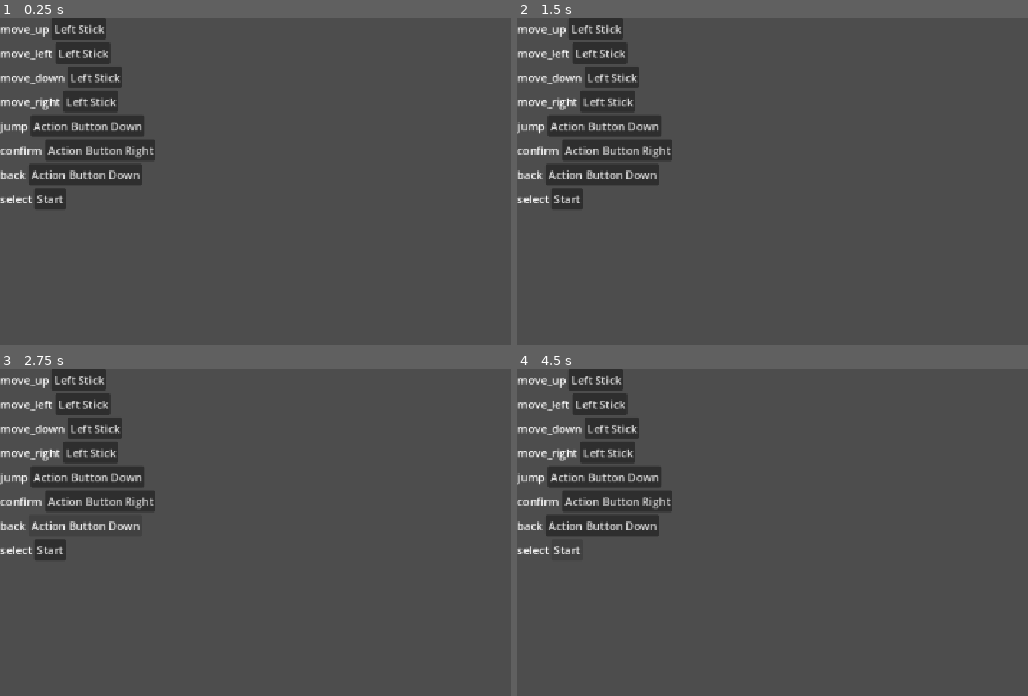
Above: before the commit, frames 1-4 (two rows, left to right).
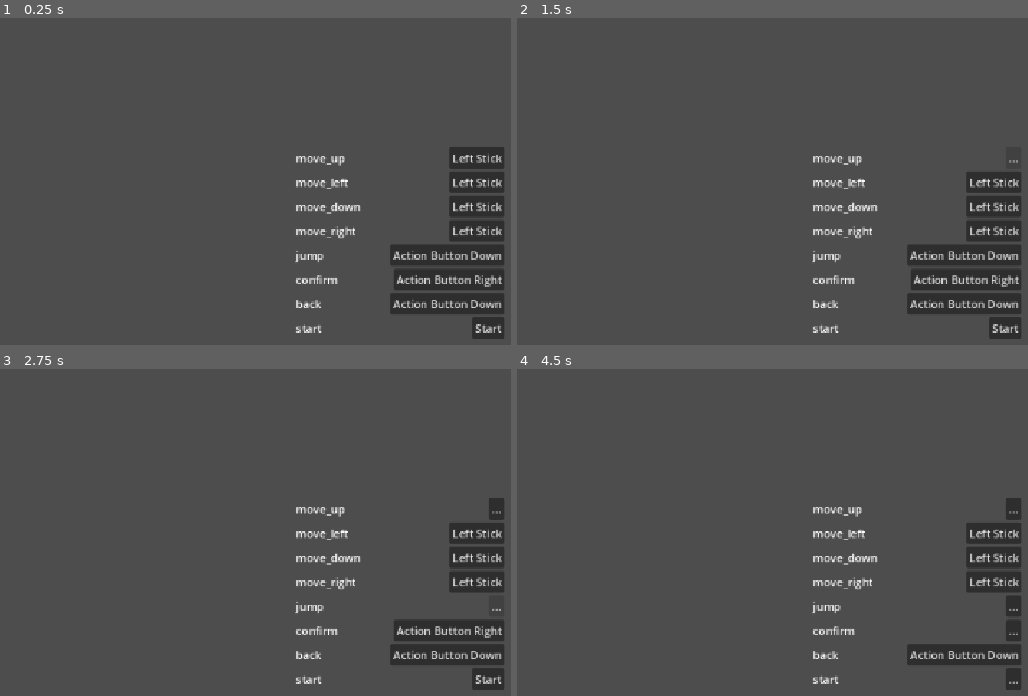
Above: after the commit, the same moments.

Repository: JESRepository/simplat-proto
Game: Godot game, scene res://scenes/input_mapping.tscn
The game is run twice, just before and just after one commit, with the same random seed, the same clock (stepped at 60 frames per second) and the same inputs.
Inputs (mouse positions are in pixels of both pictures, inside the frame that each line leads up to):
- Up to frame 1 (0.25 s): no input
- Up to frame 2 (1.5 s): click "Left Stick" at 0.5 s; click (1012, 158) at 1.25 s, where only the run after the commit has a clickable "..."
- Up to frame 3 (2.75 s): click "Action Button Down" at 2 s
- Up to frame 4 (4.5 s): click "Action Button Right" at 2.75 s; click "Start" at 3.5 s; click (568, 548) at 4.25 s, where only the run before the commit has a clickable "Start"

The runs differ from the first frame. In frame 1, 15% of the frame differs, in the area x 0-99%, y 0-99%; in frame 2, 14%; in frame 3, 12%; in frame 4, 12%.
Error in both runs: Out of bounds get index '0' (on base: 'Array[int]') (res://scripts/input_list.gd:17)

Commit message:
controls are re-bindable

Diff:
--- a/project.godot
+++ b/project.godot
@@ -57,7 +57,7 @@
 "events": [Object(InputEventJoypadButton,"resource_local_to_scene":false,"resource_name":"","device":-1,"button_index":0,"pressure":0.0,"pressed":true,"script":null)
 ]
 }
-select={
+start={
 "deadzone": 0.2,
 "events": [Object(InputEventJoypadButton,"resource_local_to_scene":false,"resource_name":"","device":-1,"button_index":6,"pressure":0.0,"pressed":true,"script":null)
 ]
--- a/scenes/input_mapping.tscn
+++ b/scenes/input_mapping.tscn
@@ -11,8 +11,17 @@
 grow_vertical = 2
 
 [node name="InputListHBox" type="VBoxContainer" parent="." unique_id=1328524944]
-layout_mode = 0
-offset_right = 40.0
-offset_bottom = 40.0
+custom_minimum_size = Vector2(300, 0)
+layout_mode = 1
+anchors_preset = 8
+anchor_left = 0.5
+anchor_top = 0.5
+anchor_right = 0.5
+anchor_bottom = 0.5
+offset_left = -150.0
+offset_right = 150.0
+grow_horizontal = 2
+grow_vertical = 2
+alignment = 1
 script = ExtResource("1_lyi3w")
-input_list = Array[String](["move_up", "move_left", "move_down", "move_right", "jump", "confirm", "back", "select"])
+input_list = Array[String](["move_up", "move_left", "move_down", "move_right", "jump", "confirm", "back", "start"])
--- a/scenes/input_remap_module.tscn
+++ b/scenes/input_remap_module.tscn
@@ -3,14 +3,24 @@
 [ext_resource type="Script" uid="uid://36hl1bw6tkry" path="res://scripts/input_remap_module.gd" id="1_bsyuo"]
 
 [node name="InputRemapModule" type="HBoxContainer" unique_id=1632560497]
-offset_right = 40.0
-offset_bottom = 40.0
+anchors_preset = 14
+anchor_top = 0.5
+anchor_right = 1.0
+anchor_bottom = 0.5
+offset_top = -15.5
+offset_bottom = 15.5
+grow_horizontal = 2
+grow_vertical = 2
+size_flags_horizontal = 3
+alignment = 1
 script = ExtResource("1_bsyuo")
 
 [node name="Label" type="Label" parent="." unique_id=1056474608]
 layout_mode = 2
+size_flags_horizontal = 2
 text = "Action Name"
 
 [node name="Button" type="Button" parent="." unique_id=902249076]
 layout_mode = 2
+size_flags_horizontal = 10
 text = "Input"
--- a/scripts/input_list.gd
+++ b/scripts/input_list.gd
@@ -22,7 +22,19 @@
 func generate_input_remap_list() -> void:
 	for input in input_list:
 		if InputMap.has_action(input):
-			var new_input_remap : InputRemapModule = input_remap_module.instantiate()
-			input_remap_list.append(new_input_remap)
-			add_child(new_input_remap)
-			new_input_remap.set_input(input)
+			initialize_input_remap_module(input)
+
+
+func initialize_input_remap_module(input) -> void:
+	var new_input_remap : InputRemapModule = input_remap_module.instantiate()
+	input_remap_list.append(new_input_remap)
+	add_child(new_input_remap)
+	new_input_remap.set_input_display(input)
+	if not new_input_remap.remapper_active.is_connected(_on_remapper_active):
+		new_input_remap.remapper_active.connect(_on_remapper_active)
+
+
+func _on_remapper_active(active_node: InputRemapModule) -> void:
+	for remapper in input_remap_list:
+		if not remapper == active_node:
+			remapper.active = false
--- a/scripts/input_remap_module.gd
+++ b/scripts/input_remap_module.gd
@@ -1,4 +1,9 @@
 class_name InputRemapModule extends HBoxContainer
+
+signal remapper_active
+
+var active: bool = false
+var input_name: String
 
 const CONTROLLER_BUTTON_LABELS = {
 	JoyButton.JOY_BUTTON_A: "Action Button Down",
@@ -13,7 +18,7 @@
 	JoyButton.JOY_BUTTON_LEFT_STICK : "L3",
 	JoyButton.JOY_BUTTON_RIGHT_STICK : "R3",
 	JoyButton.JOY_BUTTON_START : "Start",
-	JoyButton.JOY_BUTTON_GUIDE : "Select",
+	JoyButton.JOY_BUTTON_BACK : "Select",
 }
 
 const CONTROLLER_AXIS_LABELS = {
@@ -26,23 +31,49 @@
 }
 
 @onready var input_label : Label = $Label
-@onready var input_rebind_button : Button = $Button
+@onready var rebind_button : Button = $Button
+
+func _ready() -> void:
+	if not rebind_button.pressed.is_connected(_on_rebind_pressed):
+		rebind_button.pressed.connect(_on_rebind_pressed)
 
 
-func set_input(input_name: String) -> void:
+func _unhandled_input(event: InputEvent) -> void:
+	if not active:
+		return
+	set_input(event)
+	set_input_display(input_name)
+	active = false
+
+
+func set_input(event: InputEvent) -> void:
+	InputMap.action_erase_events(input_name)
+	InputMap.action_add_event(input_name, event)
+
+
+func set_input_display(new_input_name: String) -> void:
+	input_name = new_input_name
 	input_label.text = input_name
 	var input_button = InputMap.action_get_events(input_name)[0]
-	input_rebind_button.text = get_input_name(input_button)
+	rebind_button.text = get_input_name(input_button)
 
 
 func get_input_name(input: InputEvent) -> String:
 	var new_name = ""
-	print(input)
 	if input is InputEventJoypadButton:
 		if CONTROLLER_BUTTON_LABELS.has(input.button_index):
 			new_name = CONTROLLER_BUTTON_LABELS.get(input.button_index)
-	if input is InputEventJoypadMotion:
+	elif input is InputEventJoypadMotion:
 		if CONTROLLER_AXIS_LABELS.has(input.axis):
 			new_name = CONTROLLER_AXIS_LABELS.get(input.axis)
+	else:
+		new_name = input.as_text()
+	if new_name == "":
+		new_name = input.as_text()
+	return new_name
 
-	return new_name
+
+func _on_rebind_pressed() -> void:
+	remapper_active.emit(self)
+	active = true
+	rebind_button.text = "..."
